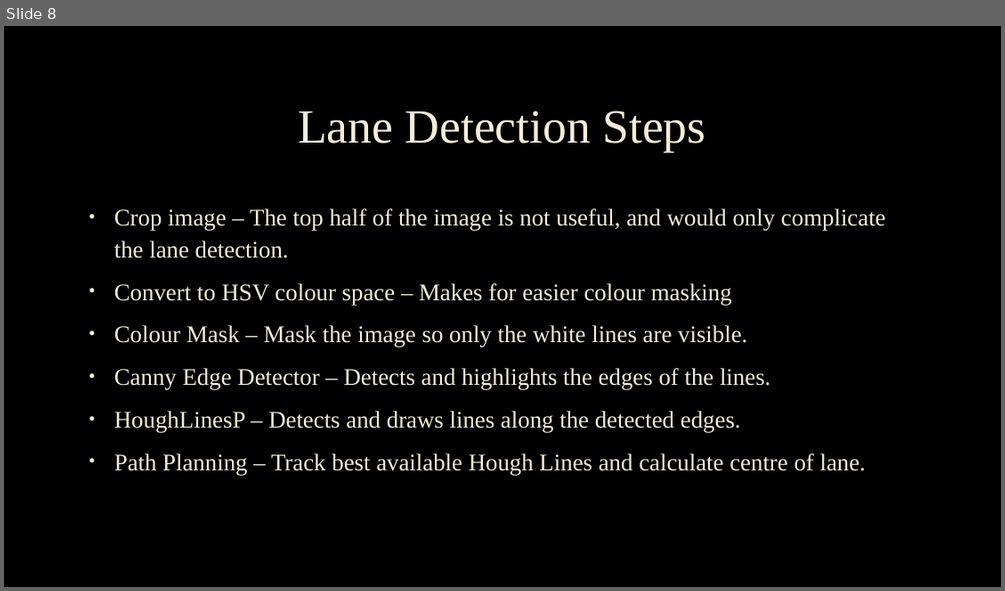
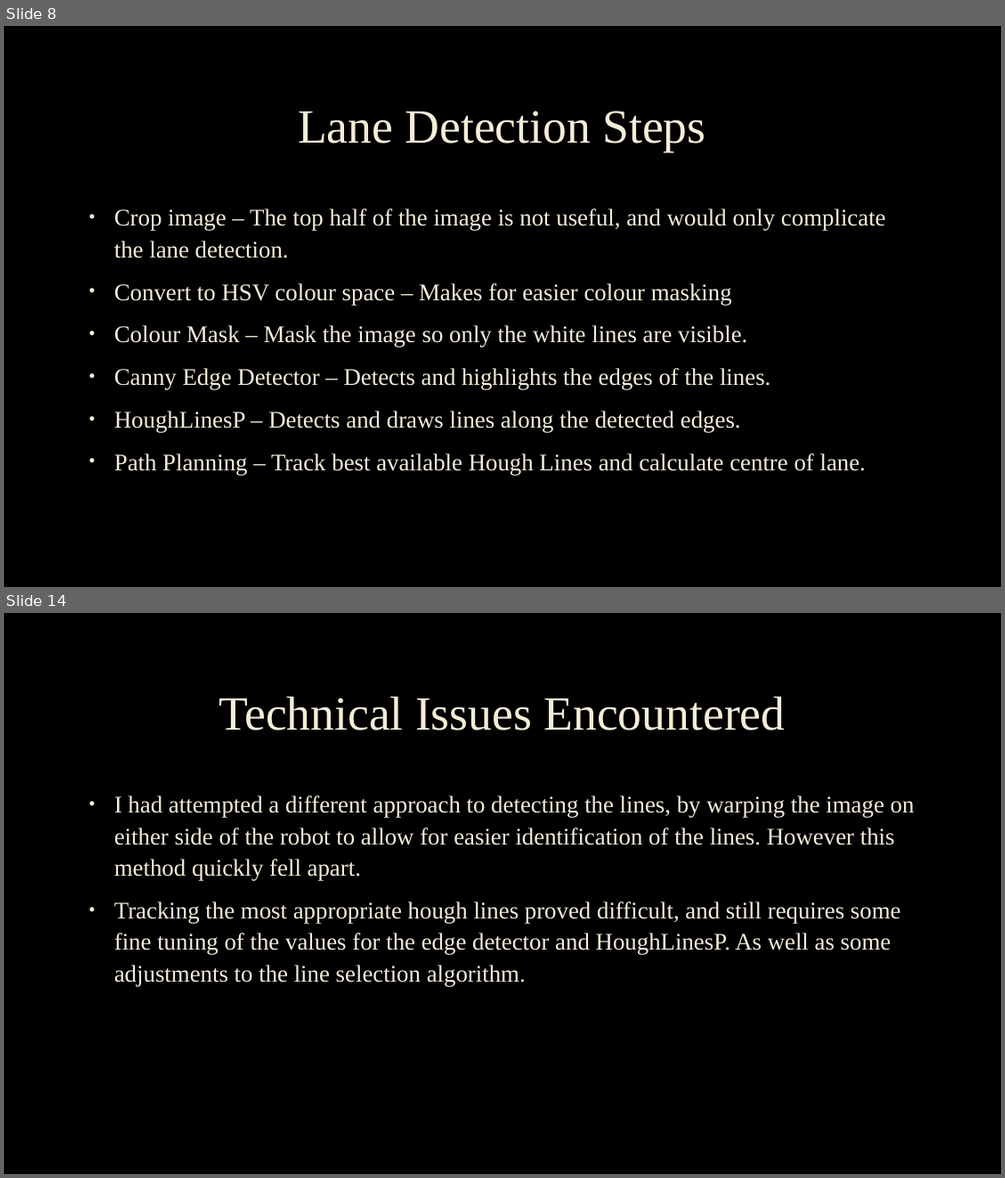
Before and after one commit to RealistikG/jow102_mmp, a slide deck: Mid_project_demo.pptx. Shown one above the other, each under a label of ours: slide 8 before the commit, slides 8 and 14 after it; the slides between them are not shown. The pictures are 1005x591 and 1005x1178 pixels, drawn with LibreOffice and Linux fonts; fonts in the diff are those of the drawing; background and template pictures are left out. Boxes give left, top, right and bottom in pixels: in the first picture for what was removed or moved away, otherwise in the second. Text is boxed around its words. In the diff, an @@ line names an element or a change of style, - is before the commit and + after.

```diff
--- a/Mid_project_demo.pptx
+++ b/Mid_project_demo.pptx
@@ slide 14 added at [4, 613, 1001, 1174], background picture (left out) @@
@@ title added at [218, 696, 785, 730], 46 pt, text #F4EDD8 @@
+Technical Issues Encountered
@@ text added at [114, 795, 914, 986], 23 pt, text #F4EDD8 @@
+• I had attempted a different approach to detecting the lines, by warping the image on either side of the robot to allow for easier identification of the lines. However this method quickly fell apart.
+• Tracking the most appropriate hough lines proved difficult, and still requires some fine tuning of the values for the edge detector and HoughLinesP. As well as some adjustments to the line selection algorithm.
```
Also in this commit, not shown: 5 slides changed, 1 other slide added.
